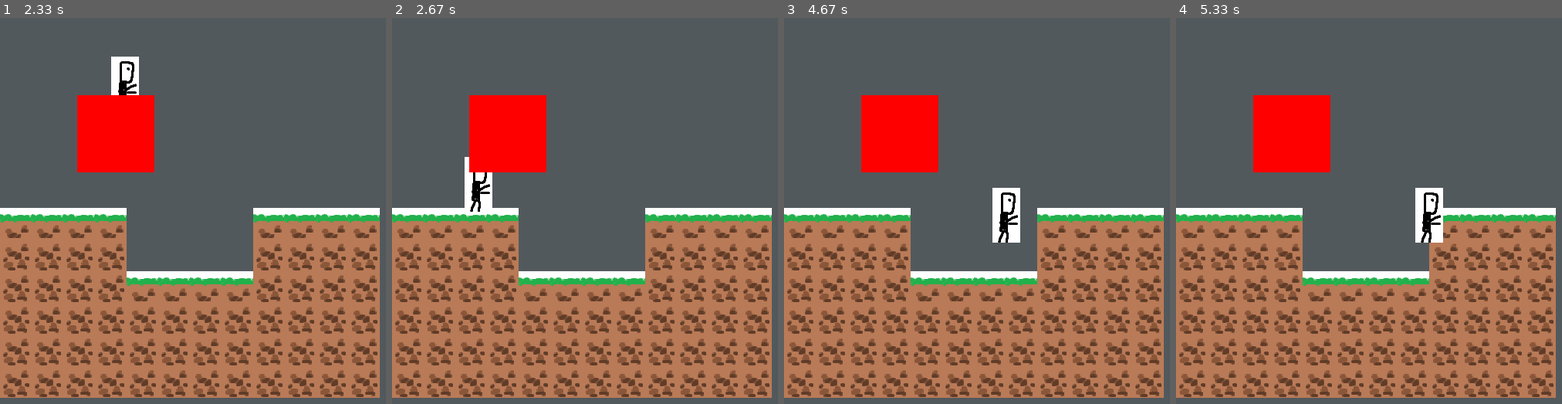
Above: before the commit, frames 1-4 (left to right).
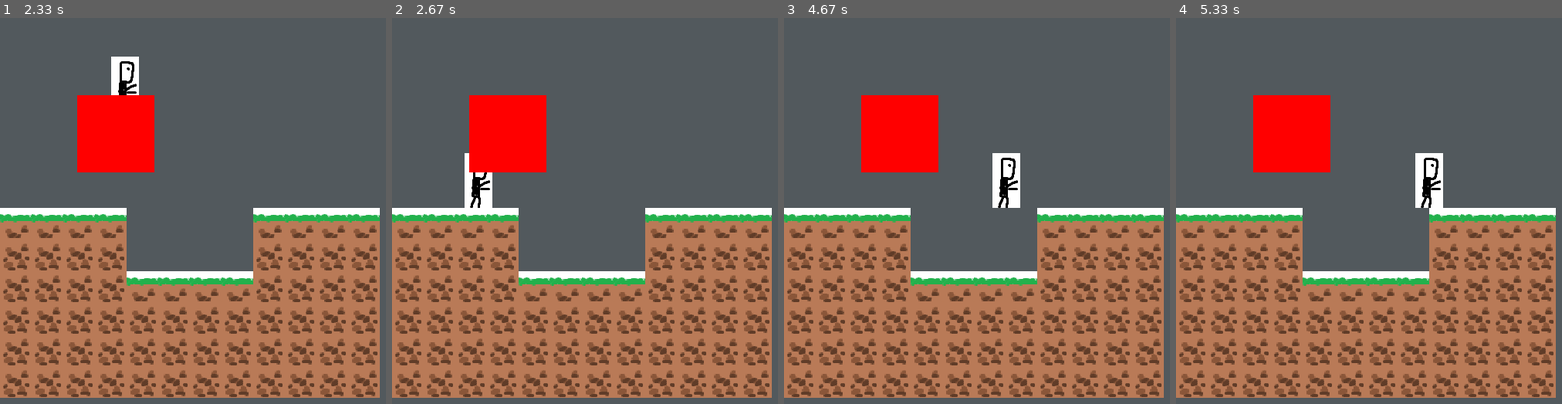
Above: after the commit, the same moments.

Repository: goglgo/pygame_jumBBGGing
Game: pygame game, started from main.py
Same seed, same stepped clock (60 frames per second), same inputs: the game is played once before the commit and once after it.
Inputs:
- Up to frame 1 (2.33 s): hold Right 0.33-0.8 s; hold Right 1.17-1.63 s; hold Left 1.67-2.2 s; hold Down from 2.23 s (still down)
- Up to frame 2 (2.67 s): release Down at 2.53 s; hold Left from 2.57 s (still down)
- Up to frame 3 (4.67 s): release Left at 2.97 s; hold Up 3-3.37 s; hold Right 3.4-4.03 s; hold Down 4.07-4.43 s; hold Left from 4.47 s (still down)
- Up to frame 4 (5.33 s): release Left at 4.93 s; hold Right from 4.97 s (still down)

Frame 1 is identical in both runs. In frame 2, 0.2% of the frame differs, in the area x 18-26%, y 35-51%; in frame 3, 1.4%, in the area x 54-62%, y 35-59%; in frame 4, 1.4%.

Commit message:
wall blocks player

Diff:
--- a/main.py
+++ b/main.py
@@ -68,6 +68,9 @@
 collide_sprites.add(test_sprite)
 
 EVENT = EventCheck()
+collisions_group = {
+    "map" : Map.collision_group
+}
 
 while EVENT.running:
     EVENT.check()
@@ -83,10 +86,9 @@
     display.blit(test_sprite.surf, test_sprite.rect)
     screen.blit(display, (0, 0))
 
-    # display를 screen (0,0) 좌표에 뿌립니다.
     display = pygame.transform.scale(display, (SCREEN_WIDTH, SCREEN_HEIGHT))
 
-    Player.move()
+    Player.move(collisions_group)
 
     pygame.display.flip()
     clock.tick(60)
--- a/modules/player.py
+++ b/modules/player.py
@@ -28,7 +28,7 @@
         self.up = False
         self.down = False
 
-    def move(self):
+    def move(self, collision_group:dict[pygame.sprite.Group]):
         pressed_keys = pygame.key.get_pressed()
 
         x_velocity = 0
@@ -60,9 +60,32 @@
             self.rect.top = 0
 
         self.rect.x += x_velocity
+        # check for map sprites collisions.
+        collisions = pygame.sprite.spritecollide(self, collision_group["map"], False)
+        for tile in collisions:
+            # x velocity 가 0보다 클 때 :: 오른쪽으로 갈 때
+            if x_velocity > 0 :
+                # 플레이어의 오른쪽은 충될된 타일의 왼쪽과 같게
+                self.rect.right = tile.rect.left
+
+            # x velocity 가 0보다 작을 때 :: 왼쪽으로 갈 때
+            if x_velocity < 0 :
+                # 플레이어의 왼쪽은 충될된 타일의 오른쪽과 같게
+                self.rect.left = tile.rect.right
+
+        # check for map sprites collisions.
         self.rect.y += y_velocity
+        collisions = pygame.sprite.spritecollide(self, collision_group["map"], False)
+        for tile in collisions:
+            # y velocity 가 0보다 클 때 :: 아래쪽으로 떨어질 때
+            if y_velocity > 0 :
+                # 플레이어의 아래쪽은 충될된 타일의 윗쪽과 같게
+                self.rect.bottom = tile.rect.top
 
+            # y velocity 가 0보다 작을 때 :: 윗 쪽으로 갈 대
+            if y_velocity < 0 :
+                self.rect.top = tile.rect.bottom
 
-    def check_collison(self, collisoned_tile_rect:Tile):
-        if self.rect.bottom >= collisoned_tile_rect.rect.top :
-            self.player_y_momentum = 0
+    # def check_collison(self, collisoned_tile_rect:Tile):
+    #     if self.rect.bottom >= collisoned_tile_rect.rect.top :
+    #         self.player_y_momentum = 0
